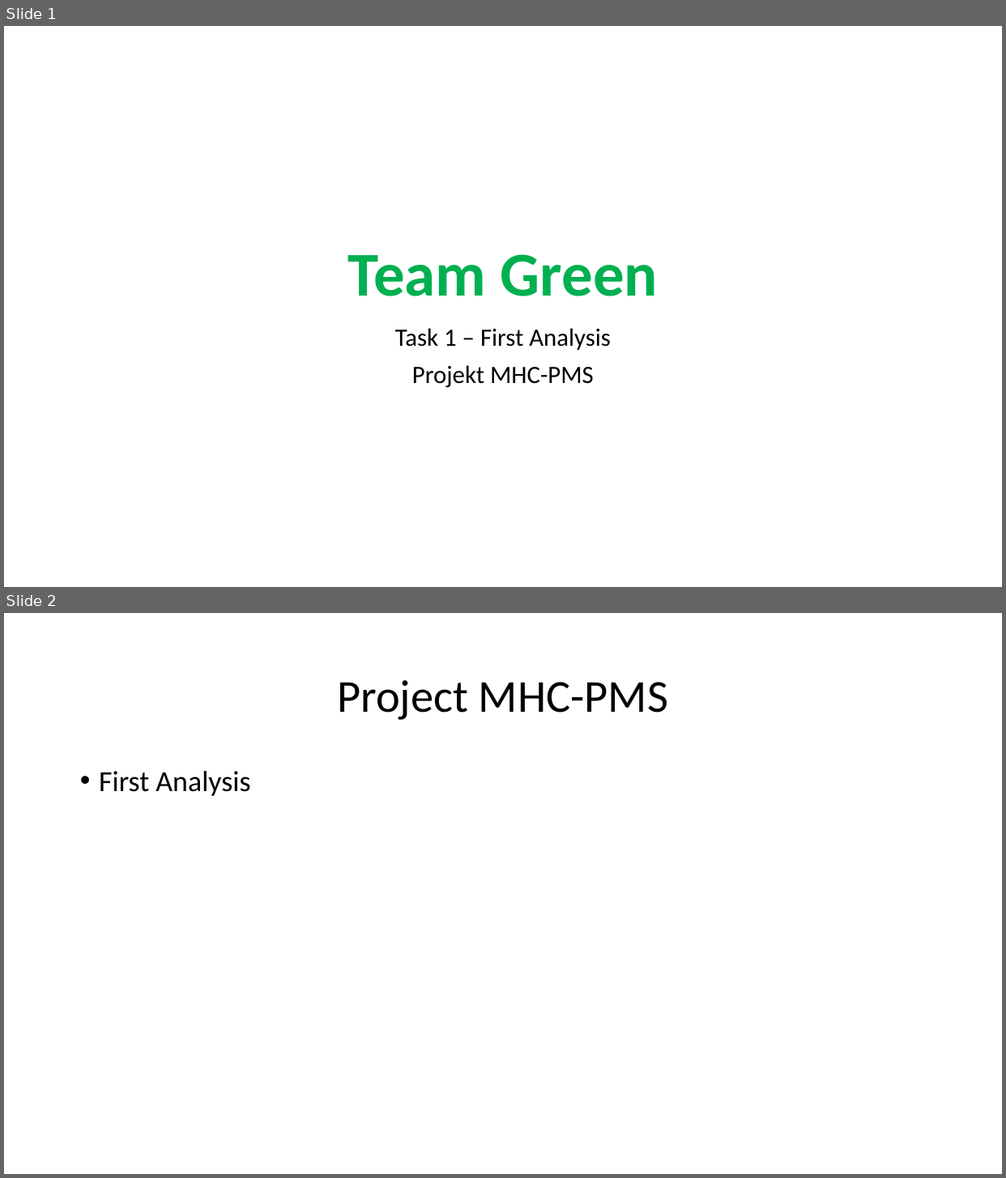
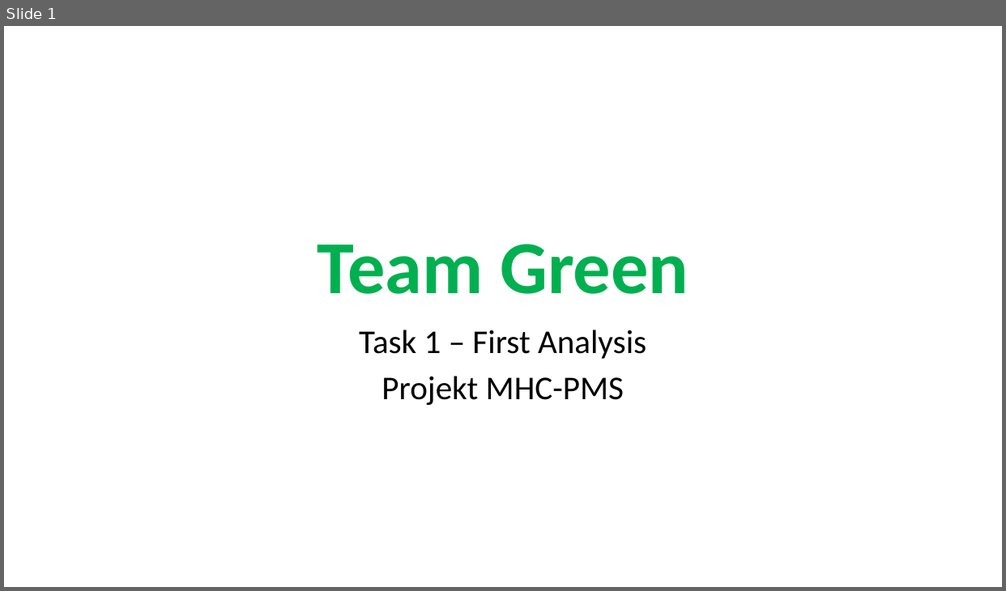
Before and after one commit to sarahmele/ch.bfh.btx8081.w2015.green, a slide deck: doc/task01/Task1.pptx. Shown one above the other, each under a label of ours: slides 1 and 2 before the commit, slide 1 after it. The pictures are 1006x1178 and 1006x591 pixels, drawn with LibreOffice and Linux fonts; fonts in the diff are those of the drawing. Boxes give left, top, right and bottom in pixels: in the first picture for what was removed or moved away, otherwise in the second. Text is boxed around its words. In the diff, an @@ line names an element or a change of style, - is before the commit and + after.

```diff
--- a/doc/task01/Task1.pptx
+++ b/doc/task01/Task1.pptx
@@ slide 2 removed at (4, 613, 1002, 1174), background #FFFFFF @@
@@ title removed at (337, 680, 668, 720) @@
-Project MHC-PMS
@@ text removed at (99, 771, 250, 796) @@
-• First Analysis
@@ slide 1 changed as well @@
@@ title "Team Green" at (317, 244, 688, 294): size 60 to 72 pt @@
@@ subtitle "Task 1 – First Analysis" at (359, 330, 646, 405): size 24 to 32 pt @@
```
Also in this commit, not shown: 3 other slides changed, 1 slide added.
